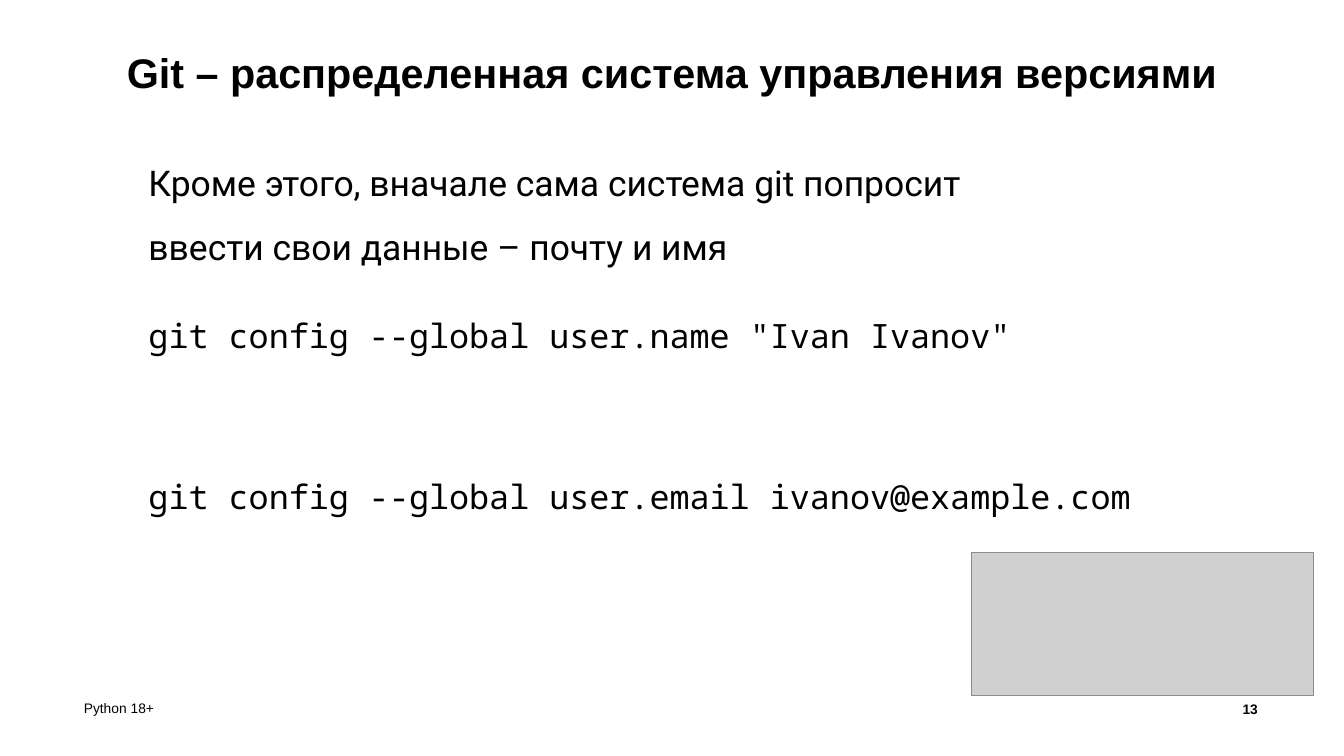
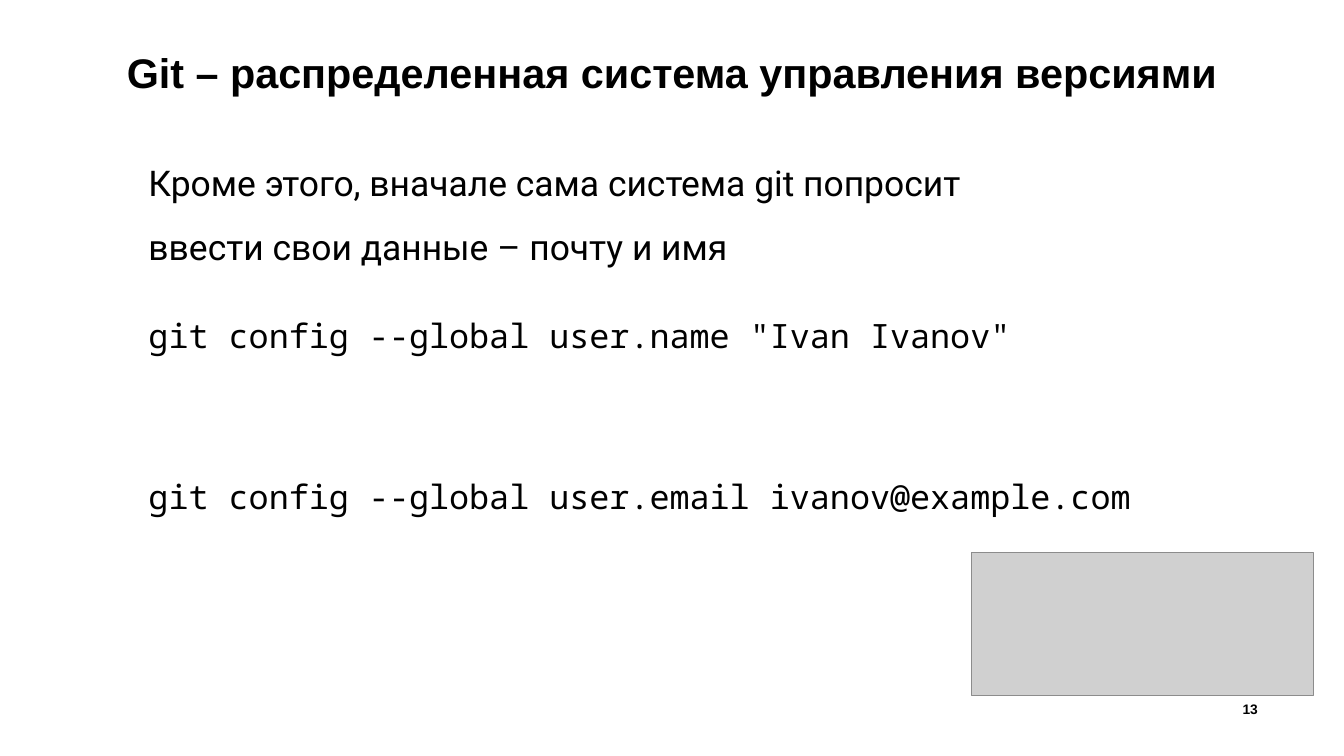
Before and after one commit to Python18Academy/python_first_level, a slide deck: slide 13 of Git - система управления данными. списки и циклы в Python/второе занятие презентация.pptx. Drawn at 1344x756 pixels with LibreOffice and Linux fonts; fonts in the diff are those of the drawing; grey boxes stand for pictures. Boxes give left, top, right and bottom in pixels: in the first picture for what was removed or moved away, otherwise in the second. Text is boxed around its words. In the diff, an @@ line names an element or a change of style, - is before the commit and + after.

```diff
--- a/Git - система управления данными. списки и циклы в Python/второе занятие презентация.pptx
+++ b/Git - система управления данными. списки и циклы в Python/второе занятие презентация.pptx
@@ text removed at bbox=[84, 703, 154, 716] @@
-Python 18+
```
Also in this commit, not shown: 4 other slides changed, 1 slide added, 2 other files.
